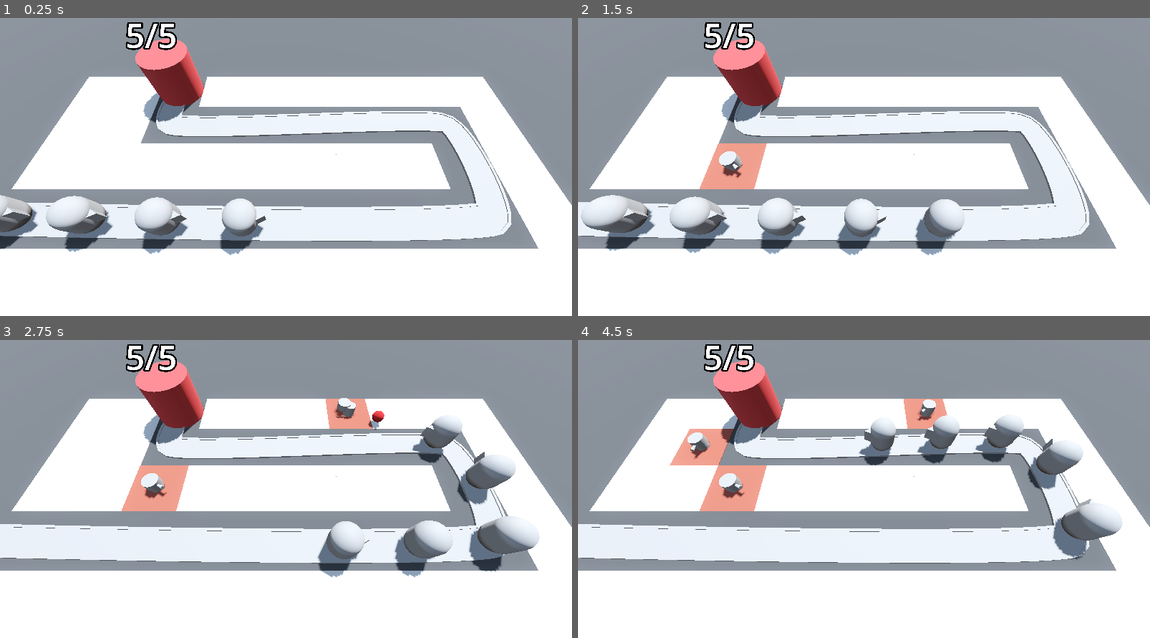
Above: before the commit, frames 1-4 (two rows, left to right).
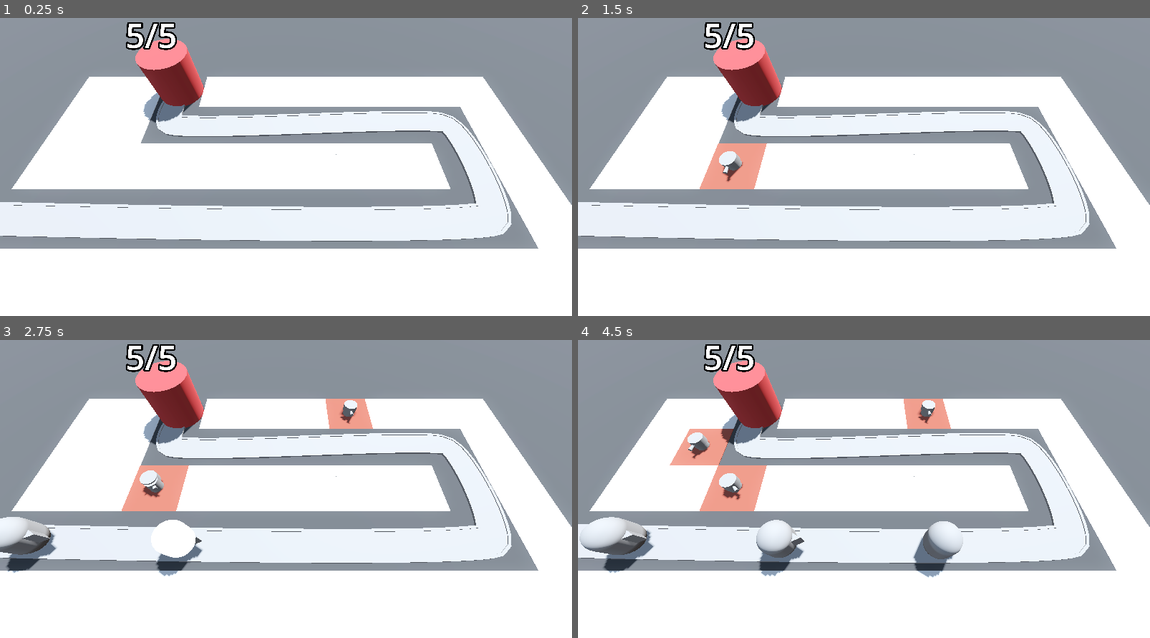
Above: after the commit, the same moments.

Repository: vibrunazo/godot-barbarian
Game: Godot game, scene res://levels/base_level.tscn
The game is run twice, just before and just after one commit, with the same random seed, the same clock (stepped at 60 frames per second) and the same inputs.
Inputs (mouse positions are in pixels of both pictures, inside the frame that each line leads up to):
- Up to frame 1 (0.25 s): no input
- Up to frame 2 (1.5 s): tap Enter at 0.5 s; move the mouse to (989, 140) at 0.52 s; press the mouse at (989, 140) at 0.53 s; move the mouse to (749, 169) at 1.27 s; release the mouse at (749, 169) at 1.28 s; tap S (toggle_speed) at 1.35 s
- Up to frame 3 (2.75 s): move the mouse to (343, 405) at 2.02 s; press the mouse at (343, 405) at 2.03 s
- Up to frame 4 (4.5 s): move the mouse to (835, 542) at 2.77 s; release the mouse at (835, 542) at 2.78 s; tap S (toggle_speed) at 2.85, 4.35 s; move the mouse to (1035, 524) at 3.52 s; press the mouse at (1035, 524) at 3.53 s; move the mouse to (692, 429) at 4.27 s; release the mouse at (692, 429) at 4.28 s

The runs differ from the first frame. In frame 1, 3.5% of the frame differs, in the area x 0-47%, y 59-80%; in frame 2, 4.7%; in frame 3, 6.9%; in frame 4, 7.1%, in the area x 0-96%, y 19-80%.

Commit message:
53. Instantiating Enemies

Diff:
--- /dev/null
+++ b/enemy/enemy_path.gd
@@ -0,0 +1,27 @@
+extends Path3D
+
+## Enemy scene to spawn
+@export var enemy_scene: PackedScene
+## Time between spawns in seconds
+@export var spawn_cooldown: float = 2.0
+
+var spawn_timer: Timer
+
+func _ready() -> void:
+	setup_timer()
+
+func setup_timer() -> void:
+	spawn_timer = Timer.new()
+	add_child(spawn_timer)
+	spawn_timer.wait_time = spawn_cooldown
+	spawn_timer.timeout.connect(_on_spawn_timer_timeout)
+	spawn_timer.start()
+
+
+func spawn_enemy() -> void:
+	if not enemy_scene: return
+	var new_enemy: Enemy = enemy_scene.instantiate()
+	add_child(new_enemy)
+
+func _on_spawn_timer_timeout() -> void:
+	spawn_enemy()
--- a/levels/base_level.tscn
+++ b/levels/base_level.tscn
@@ -1,8 +1,9 @@
-[gd_scene load_steps=12 format=3 uid="uid://cexwic4uo35q7"]
+[gd_scene load_steps=13 format=3 uid="uid://cexwic4uo35q7"]
 
 [ext_resource type="PackedScene" uid="uid://cyrr8ihsr5fpx" path="res://camera/ray_picker_camera.tscn" id="1_ehljf"]
 [ext_resource type="MeshLibrary" uid="uid://bj5ngcwdgqcd7" path="res://mesh_libraries/space_library.tres" id="1_mb34m"]
 [ext_resource type="PackedScene" uid="uid://bqdsrk0kvk4ah" path="res://enemy/enemy.tscn" id="2_4m0mp"]
+[ext_resource type="Script" path="res://enemy/enemy_path.gd" id="3_6ula7"]
 [ext_resource type="PackedScene" uid="uid://kug8lkxaigw" path="res://base/base.tscn" id="3_ndtw4"]
 [ext_resource type="Script" path="res://turret/turret_manager.gd" id="5_dijc4"]
 [ext_resource type="PackedScene" uid="uid://dca1j4a74265h" path="res://turret/turret.tscn" id="6_do3xi"]
@@ -55,10 +56,12 @@
 "cells": PackedInt32Array(65531, 65534, 0, 65531, 65535, 0, 65531, 0, 0, 65531, 2, 0, 65532, 65534, 0, 65532, 2, 0, 655 …(306 unchanged characters)…
 }
 
-[node name="Path3D" type="Path3D" parent="."]
+[node name="EnemyPath" type="Path3D" parent="."]
 curve = SubResource("Curve3D_nh1ja")
+script = ExtResource("3_6ula7")
+enemy_scene = ExtResource("2_4m0mp")
 
-[node name="Road" type="CSGPolygon3D" parent="Path3D"]
+[node name="Road" type="CSGPolygon3D" parent="EnemyPath"]
 polygon = PackedVector2Array(-0.9, 0, -0.9, 0.1, 0.9, 0.1, 0.9, 0)
 mode = 2
 path_node = NodePath("..")
@@ -71,7 +74,7 @@
 path_u_distance = 1.0
 path_joined = false
 
-[node name="LeftEdge" type="CSGPolygon3D" parent="Path3D"]
+[node name="LeftEdge" type="CSGPolygon3D" parent="EnemyPath"]
 polygon = PackedVector2Array(-1.1, 0, -1.1, 0.15, -0.9, 0.15, -0.9, 0)
 mode = 2
 path_node = NodePath("..")
@@ -84,7 +87,7 @@
 path_u_distance = 1.0
 path_joined = false
 
-[node name="RightEdge" type="CSGPolygon3D" parent="Path3D"]
+[node name="RightEdge" type="CSGPolygon3D" parent="EnemyPath"]
 polygon = PackedVector2Array(1.1, 0, 1.1, 0.15, 0.9, 0.15, 0.9, 0)
 mode = 2
 path_node = NodePath("..")
@@ -97,29 +100,10 @@
 path_u_distance = 1.0
 path_joined = false
 
-[node name="Enemy" parent="Path3D" instance=ExtResource("2_4m0mp")]
-transform = Transform3D(-4.37113e-08, 0, -0.999997, 0, 1, 0, 0.999997, 0, -4.37113e-08, -24, 0, 6)
-
-[node name="Enemy2" parent="Path3D" instance=ExtResource("2_4m0mp")]
-transform = Transform3D(-0.0228831, 0, -0.999735, 0, 1, 0, 0.999735, 0, -0.0228831, -19.0015, 0, 6.12254)
-progress = 5.0
-
-[node name="Enemy3" parent="Path3D" instance=ExtResource("2_4m0mp")]
-transform = Transform3D(-0.0199009, 0, -0.999799, 0, 1, 0, 0.999799, 0, -0.0199009, -14.0027, 0, 6.22958)
-progress = 10.0
-
-[node name="Enemy4" parent="Path3D" instance=ExtResource("2_4m0mp")]
-transform = Transform3D(-0.0164482, 0, -0.999861, 0, 1, 0, 0.999861, 0, -0.0164482, -9.0035, 0, 6.32076)
-progress = 15.0
-
-[node name="Enemy5" parent="Path3D" instance=ExtResource("2_4m0mp")]
-transform = Transform3D(-0.0119493, 0, -0.999925, 0, 1, 0, 0.999925, 0, -0.0119493, -4.004, 0, 6.39235)
-progress = 20.0
-
 [node name="Base" parent="." instance=ExtResource("3_ndtw4")]
 transform = Transform3D(1, 0, 0, 0, 1, 0, 0, 0, 1, -10, 0, -6)
 
 [node name="TurretManager" type="Node3D" parent="." node_paths=PackedStringArray("enemy_path")]
 script = ExtResource("5_dijc4")
 turret_scene = ExtResource("6_do3xi")
-enemy_path = NodePath("../Path3D")
+enemy_path = NodePath("../EnemyPath")
